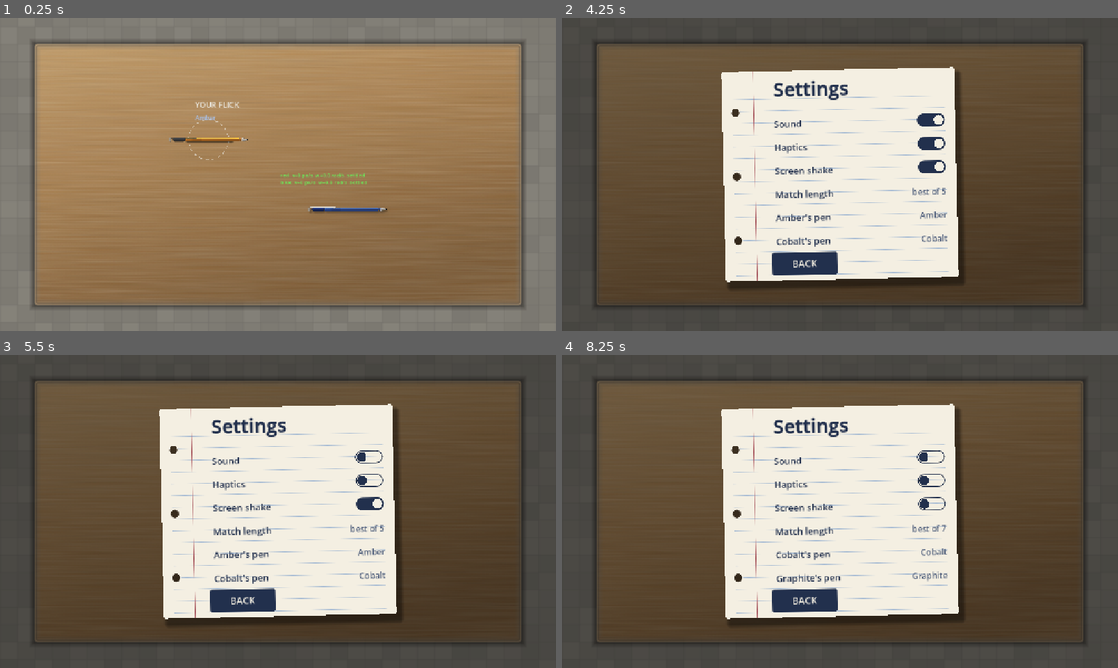
Above: before the commit, frames 1-4 (two rows, left to right).
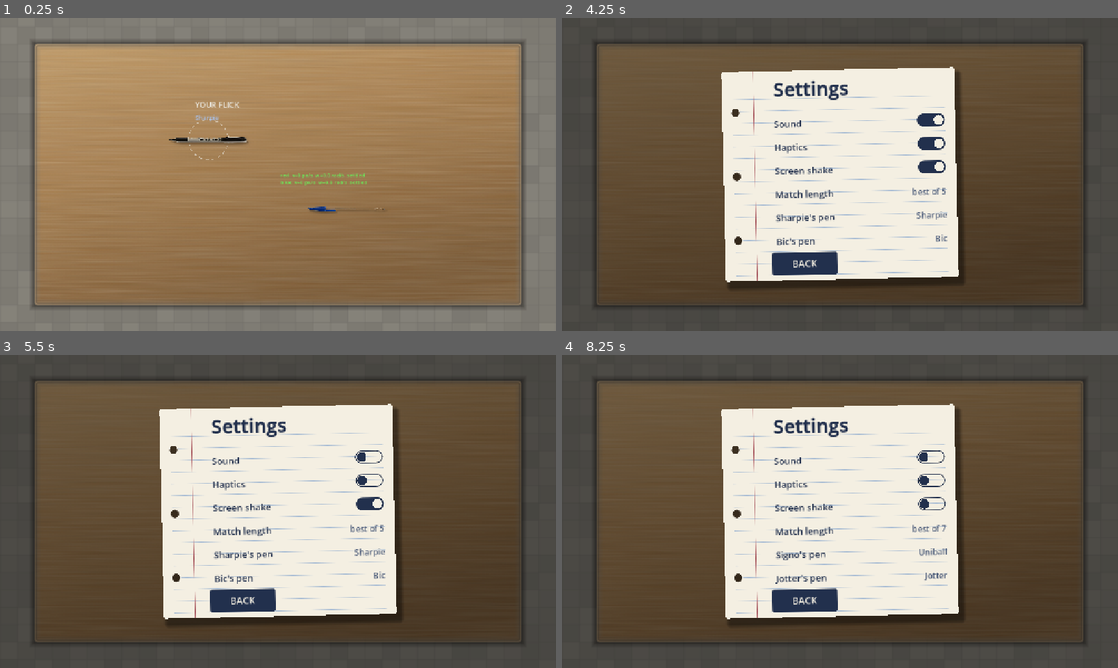
Above: after the commit, the same moments.

Repository: bhanuteja-qae/pen-fight
Game: Godot game, scene res://scenes/main.tscn
Two runs of this game, one before a commit and one after it. Both use one fixed random seed, a clock stepped at 60 frames per second and the inputs below.
Inputs (mouse positions are in pixels of both pictures, inside the frame that each line leads up to):
- Up to frame 1 (0.25 s): no input
- Up to frame 2 (4.25 s): tap Enter at 0.5, 2, 3.5 s; move the mouse to (962, 158) at 0.52 s; tap F at 0.6, 2.1, 3.6 s; click (962, 158) at 0.67 s; tap Space at 1.25, 2.75 s; drag from (728, 190) to (840, 174) at 1.27 s; move the mouse to (895, 105) at 2.02 s; click (895, 105) at 2.17 s; drag from (812, 237) to (673, 127) at 2.77 s; move the mouse to (1006, 221) at 3.52 s; click (1006, 221) at 3.67 s; tap Escape at 4.15 s
- Up to frame 3 (5.5 s): click (278, 458) at 4.27 s; click (278, 480) at 5.02 s
- Up to frame 4 (8.25 s): click (840, 505) at 5.77 s; click (840, 527) at 6.52 s; click (840, 552) at 7.27 s; click (840, 574) at 8.02 s

The runs differ from the first frame. In frame 1, 0.5% of the frame differs, in the area x 30-70%, y 30-63%; in frame 2, 0.4%; in frame 3, 0.4%; in frame 4, 0.5%.

Commit message:
Play the real-pen designs, and fall back when a saved one is gone
PEN_SKINS now names the four real pens, the defaults are sharpie/bic, and the
display names follow the design that is actually on the table
(docs/design/core-loop.md finding 4).

Renaming the designs also strands any save still holding an old id, and
set_pen_skin() refuses unknown ids — so _apply_settings() silently left the
scene's built-in amber/cobalt art on the table while the gate and the sheet
named the default design. It now falls back to DEFAULT_SKINS, and
display_name_test case 7 (legacy_skin_falls_back) asserts both the name and the
sprite texture, so art and name cannot disagree.

Tests: display_name_test, settings_test and skin_shot track the new ids/names.

Diff:
--- a/game/scripts/main.gd
+++ b/game/scripts/main.gd
@@ -91,12 +91,14 @@
 ## QA-6: this constant and the scene MUST agree).
 const TABLE_RECT: Rect2 = Rect2(-590.0, -320.0, 1180.0, 640.0)
 
-## Every pen texture is authored at 540x30 and drawn at PEN_SPRITE_SCALE, which
-## lands it on exactly 180x10 px on screen — the physics capsule
-## (PenBody half_len 85 + radius 5). The skins are real pens scaled into the
-## game: a skin swap can never resize the pen, because the scale is applied by
-## set_pen_skin() rather than left to each skin's own sprite.
-## Regenerate the art with: game/assets/generate_pens_real.py
+## Every pen texture is authored at 540 px wide and drawn at PEN_SPRITE_SCALE,
+## which lands the slim pens on 180x11 px and the marker on 180x15 px on
+## screen — the physics capsule (PenBody half_len 85 + radius 5) is 180x10, so
+## the art can overhang it slightly; the capsule itself never changes. The
+## skins are real pens scaled into the game: a skin swap can never resize the
+## pen, because the scale is applied by set_pen_skin() rather than left to
+## each skin's own sprite.
+## Regenerate the art with: game/assets/generate_pens_nb2.py --set models
 const PEN_SPRITE_SCALE: float = 1.0 / 3.0
 
 ## Pen skin selection (Phase 1c): each player picks a pen DESIGN to play with.
@@ -104,37 +106,41 @@
 ## options, not extra players. Each skin carries its own shadow so the
 ## silhouette can never drift from the pen, and its own display NAME so the
 ## gate and the verdict can only ever name the pen that is actually in the
-## scene (docs/design/core-loop.md finding 4). Names stay colour words that
-## match the art — never "Red"/"Blue", which would contradict the CVD-safe
-## naming the sprites were chosen for.
+## scene (docs/design/core-loop.md finding 4). Names stay words that match
+## the art — never "Red"/"Blue", which would contradict the CVD-safe naming
+## the sprites were chosen for.
 const PEN_SKINS: Dictionary = {
-	"amber": {
-		"name": "Amber",
-		"pen": "res://assets/pen_amber.png",
-		"shadow": "res://assets/pen_amber_shadow.png",
+	"bic": {
+		"name": "Bic",
+		"pen": "res://assets/pen_bic.png",
+		"shadow": "res://assets/pen_bic_shadow.png",
 	},
-	"cobalt": {
-		"name": "Cobalt",
-		"pen": "res://assets/pen_cobalt.png",
-		"shadow": "res://assets/pen_cobalt_shadow.png",
+	"jotter": {
+		"name": "Jotter",
+		"pen": "res://assets/pen_jotter.png",
+		"shadow": "res://assets/pen_jotter_shadow.png",
 	},
-	"graphite": {
-		"name": "Graphite",
-		"pen": "res://assets/pen_graphite.png",
-		"shadow": "res://assets/pen_graphite_shadow.png",
+	"sharpie": {
+		"name": "Sharpie",
+		"pen": "res://assets/pen_sharpie.png",
+		"shadow": "res://assets/pen_sharpie_shadow.png",
 	},
-	"ivory": {
-		"name": "Ivory",
-		"pen": "res://assets/pen_ivory.png",
-		"shadow": "res://assets/pen_ivory_shadow.png",
+	"uniball": {
+		"name": "Signo",
+		"pen": "res://assets/pen_uniball.png",
+		"shadow": "res://assets/pen_uniball_shadow.png",
 	},
 }
-var _player_skins: Dictionary = {"red": "amber", "blue": "cobalt"}
-
-
-## Pick the pen design for a player (e.g. set_pen_skin("blue", "graphite")).
+## The design each slot plays when nothing is stored — and the fallback when a
+## stored design no longer exists (see _apply_settings).
+const DEFAULT_SKINS: Dictionary = {"red": "sharpie", "blue": "bic"}
+var _player_skins: Dictionary = DEFAULT_SKINS.duplicate()
+
+
+## Pick the pen design for a player (e.g. set_pen_skin("blue", "jotter")).
 ## Applies immediately to that player's pen sprite AND its shadow, and forces
-## the shared footprint scale — so every design draws the same 180x10 pen.
+## the shared footprint scale — so every design draws at its authored
+## thickness (slim pens 180x11, the marker 180x15 px on screen).
 ## Returns false if the player or skin is unknown.
 func set_pen_skin(player: String, skin: String) -> bool:
 	if not _player_skins.has(player) or not PEN_SKINS.has(skin):
@@ -258,7 +264,7 @@
 
 	turn_state.begin_turn()
 	# Skin selection: apply env overrides AFTER the sprites exist but before
-	# the first frame renders, so PENFIGHT_SKIN_<PLAYER>=ivory shows from t=0.
+	# the first frame renders, so PENFIGHT_SKIN_<PLAYER>=sharpie shows from t=0.
 	_apply_default_skins()
 	# Applied after the env override so a saved preference is what a real player
 	# gets, while an explicit PENFIGHT_SKIN_* still wins for QA.
@@ -606,8 +612,13 @@
 func _apply_settings() -> void:
 	if settings_store == null:
 		return
-	set_pen_skin("red", settings_store.pen_red)
-	set_pen_skin("blue", settings_store.pen_blue)
+	for player: String in _player_skins.keys():
+		if not set_pen_skin(player, settings_store.pen_for(player)):
+			# A save written before the designs were renamed (amber/cobalt/
+			# graphite/ivory), or any id that is not a design: put the slot on a
+			# design that exists, so the art on the table and the name the gate
+			# prints can never disagree (see legacy_skin_falls_back below).
+			set_pen_skin(player, str(DEFAULT_SKINS[player]))
 	if audio_mgr != null:
 		audio_mgr.set_muted(not settings_store.sound_on)
 	if feel != null:
@@ -674,9 +685,9 @@
 ## the settings rows. Must match what the player SEES on screen (review, UX-3:
 ## gate text must not contradict the art — CVD-hostile confusion otherwise), so
 ## the name follows the pen DESIGN that slot is actually playing rather than a
-## fixed default: with graphite or ivory selectable, the old hardcoded map could
+## fixed default: with four designs selectable, the old hardcoded map could
 ## name a pen that is not in the scene (docs/design/core-loop.md finding 4).
-## Names stay colour words matching the art — never "Red"/"Blue". An unknown
+## Names stay words matching the art — never "Red"/"Blue". An unknown
 ## slot id falls back to its capitalised form.
 func _display_name(pen_id: String) -> String:
 	var skin: String = str(_player_skins.get(pen_id, ""))
--- a/game/scripts/settings_store.gd
+++ b/game/scripts/settings_store.gd
@@ -31,8 +31,8 @@
 var haptics_on: bool = true
 var screen_shake_on: bool = true
 var match_length: int = 5
-var pen_red: String = "amber"
-var pen_blue: String = "cobalt"
+var pen_red: String = "sharpie"
+var pen_blue: String = "bic"
 
 ## Matches won per player, across sessions. Counters, never a ranking: there is
 ## no ladder, no rating and no opponent to compare against beyond the person
--- a/game/tests/display_name_test.gd
+++ b/game/tests/display_name_test.gd
@@ -10,13 +10,16 @@
 ## design.
 ##
 ## Covers, against the REAL scene:
-##   1. default_names          — red/blue resolve to Amber/Cobalt out of the box
+##   1. default_names          — red/blue resolve to Sharpie/Bic out of the box
 ##   2. every_skin_is_named    — all four designs carry a distinct, non-empty name
-##   3. name_follows_the_skin  — set_pen_skin("blue", "ivory") renames that slot
+##   3. name_follows_the_skin  — set_pen_skin("blue", "uniball") renames that slot
 ##   4. unknown_slot_falls_back— an unrecognised id is capitalised, never empty
 ##   5. gate_names_the_skin    — a decided match names the WINNER's design, not
 ##                               the default art, in the match-over prompt
 ##   6. sheet_label_follows    — the settings sheet's "X's pen" rows follow too
+##   7. legacy_skin_falls_back — a design saved before the rename (amber/cobalt)
+##                               falls back to the default, so the art on the
+##                               table and the name still agree
 ##
 ## HARNESS RULE: a Godot runtime error inside a case aborts it silently and the
 ## suite can still print ALL PASS, so every case takes a verdict (_fail or
@@ -61,6 +64,7 @@
 	_case_unknown_slot_falls_back()
 	_case_sheet_label_follows()
 	await _case_gate_names_the_skin()
+	_case_legacy_skin_falls_back()   # last: it leaves both slots on defaults
 
 	_finish(_failures.is_empty(), _summary())
 
@@ -76,10 +80,10 @@
 
 func _case_default_names() -> void:
 	_enter("default_names")
-	if _name("red") != "Amber":
-		_fail("red resolves to %s, expected Amber" % _name("red"))
-	if _name("blue") != "Cobalt":
-		_fail("blue resolves to %s, expected Cobalt" % _name("blue"))
+	if _name("red") != "Sharpie":
+		_fail("red resolves to %s, expected Sharpie" % _name("red"))
+	if _name("blue") != "Bic":
+		_fail("blue resolves to %s, expected Bic" % _name("blue"))
 	_leave()
 
 
@@ -110,12 +114,12 @@
 
 func _case_name_follows_the_skin() -> void:
 	_enter("name_follows_the_skin")
-	if not bool(_main.call("set_pen_skin", "blue", "ivory")):
-		_fail("set_pen_skin('blue','ivory') returned false")
-		return
-	if _name("blue") != "Ivory":
-		_fail("after choosing ivory, blue resolves to %s" % _name("blue"))
-	if _name("red") != "Amber":
+	if not bool(_main.call("set_pen_skin", "blue", "uniball")):
+		_fail("set_pen_skin('blue','uniball') returned false")
+		return
+	if _name("blue") != "Signo":
+		_fail("after choosing uniball, blue resolves to %s" % _name("blue"))
+	if _name("red") != "Sharpie":
 		_fail("red changed to %s — the other slot must not move" % _name("red"))
 
 	# ...and the same through the store path Main actually uses at startup.
@@ -123,14 +127,42 @@
 	if store == null:
 		_fail("Main has no settings_store")
 		return
-	store.set_pen("blue", "graphite")
+	store.set_pen("blue", "jotter")
 	_main.call("_apply_settings")
-	if _name("blue") != "Graphite":
-		_fail("after the store applied graphite, blue resolves to %s" % _name("blue"))
-	store.set_pen("blue", "ivory")
+	if _name("blue") != "Jotter":
+		_fail("after the store applied jotter, blue resolves to %s" % _name("blue"))
+	store.set_pen("blue", "uniball")
 	_main.call("_apply_settings")
-	if _name("blue") != "Ivory":
-		_fail("restoring ivory gave %s" % _name("blue"))
+	if _name("blue") != "Signo":
+		_fail("restoring uniball gave %s" % _name("blue"))
+	_leave()
+
+
+func _case_legacy_skin_falls_back() -> void:
+	_enter("legacy_skin_falls_back")
+	# A save written before the pen designs were renamed still holds
+	# amber/cobalt, which no longer exist. set_pen_skin() refuses them, so
+	# without a fallback the scene's built-in art stayed on the table while
+	# the gate named the default design — the art/name contradiction this
+	# suite exists to catch, reached through a path no other case covers.
+	var store: SettingsStore = _main.get("settings_store")
+	if store == null:
+		_fail("Main has no settings_store")
+		return
+	store.set_pen("red", "amber")
+	store.set_pen("blue", "cobalt")
+	_main.call("_apply_settings")
+	if _name("red") != "Sharpie":
+		_fail("a pre-rename design named the red slot '%s', expected Sharpie" % _name("red"))
+	if _name("blue") != "Bic":
+		_fail("a pre-rename design named the blue slot '%s', expected Bic" % _name("blue"))
+	var sprite: Sprite2D = _main.get_node("PenRed/Sprite2D")
+	if sprite == null or sprite.texture == null:
+		_fail("the red pen has no sprite to check")
+		return
+	if str(sprite.texture.resource_path) != "res://assets/pen_sharpie.png":
+		_fail("a pre-rename save left %s on the table while the gate says Sharpie"
+			% str(sprite.texture.resource_path))
 	_leave()
 
 
@@ -158,8 +190,8 @@
 		_fail("the sheet exposes no PEN_BLUE label")
 		return
 	var blue_label: Label = labels[SettingsScreen.Row.PEN_BLUE]
-	if not blue_label.text.contains("Ivory"):
-		_fail("PEN_BLUE row reads '%s' while that slot plays ivory" % blue_label.text)
+	if not blue_label.text.contains("Signo"):
+		_fail("PEN_BLUE row reads '%s' while that slot plays uniball" % blue_label.text)
 	_leave()
 
 
@@ -179,11 +211,11 @@
 	var winner: String = "blue" if flicker == "red" else "red"
 
 	store.match_length = 1                      # first win decides the match
-	store.set_pen(winner, "ivory")
-	store.set_pen(flicker, "amber")
+	store.set_pen(winner, "uniball")
+	store.set_pen(flicker, "bic")
 	_main.call("_apply_settings")
-	if _name(winner) != "Ivory":
-		_fail("could not put ivory on the %s slot (it resolves to %s)" % [winner, _name(winner)])
+	if _name(winner) != "Signo":
+		_fail("could not put uniball on the %s slot (it resolves to %s)" % [winner, _name(winner)])
 
 	if await _flick_current_away(flicker) == "":
 		return
@@ -191,9 +223,9 @@
 	if decided != winner:
 		_fail("expected %s to win, state says %s" % [winner, decided])
 	var gate_text: String = str(_main.get("turn_gate").get("_label").text)
-	if not gate_text.contains("Ivory"):
-		_fail("match-over gate names '%s' but ivory is on the table" % gate_text)
-	if gate_text.contains("Cobalt"):
+	if not gate_text.contains("Signo"):
+		_fail("match-over gate names '%s' but uniball is on the table" % gate_text)
+	if gate_text.contains("Sharpie"):
 		_fail("gate still names the default art: %s" % gate_text)
 	_leave()
 
--- a/game/tests/settings_test.gd
+++ b/game/tests/settings_test.gd
@@ -74,8 +74,8 @@
 	DirAccess.remove_absolute(ProjectSettings.globalize_path(CFG_PATH))
 	var fresh := SettingsStore.new()
 	fresh.load_from_disk()
-	if fresh.pen_red != "amber" or fresh.pen_blue != "cobalt":
-		_fail("store_round_trip", "first-run pen defaults are %s/%s, expected amber/cobalt"
+	if fresh.pen_red != "sharpie" or fresh.pen_blue != "bic":
+		_fail("store_round_trip", "first-run pen defaults are %s/%s, expected sharpie/bic"
 			% [fresh.pen_red, fresh.pen_blue])
 	if fresh.match_length != 5 or fresh.rounds_to_win() != 3:
 		_fail("store_round_trip", "best-of-5 should need 3 wins, got %d/%d"
@@ -87,8 +87,8 @@
 	fresh.haptics_on = false
 	fresh.screen_shake_on = false
 	fresh.match_length = 7
-	fresh.pen_red = "graphite"
-	fresh.pen_blue = "ivory"
+	fresh.pen_red = "jotter"
+	fresh.pen_blue = "uniball"
 	fresh.save_to_disk()
 
 	var reloaded := SettingsStore.new()
@@ -98,7 +98,7 @@
 		mismatches.append("toggles")
 	if reloaded.match_length != 7:
 		mismatches.append("match_length=%d" % reloaded.match_length)
-	if reloaded.pen_red != "graphite" or reloaded.pen_blue != "ivory":
+	if reloaded.pen_red != "jotter" or reloaded.pen_blue != "uniball":
 		mismatches.append("pens=%s/%s" % [reloaded.pen_red, reloaded.pen_blue])
 	if not mismatches.is_empty():
 		_fail("store_round_trip", "reload mismatch: %s" % ", ".join(mismatches))
@@ -336,8 +336,8 @@
 func _case_pen_choice_persists() -> void:
 	_cases_run += 1
 	var store: SettingsStore = _main.get("settings_store")
-	store.set_pen("red", "ivory")
-	store.set_pen("blue", "graphite")
+	store.set_pen("red", "jotter")
+	store.set_pen("blue", "uniball")
 	_main.call("_apply_settings")
 	store.save_to_disk()
 	var text: String = ""
@@ -345,13 +345,13 @@
 	if f != null:
 		text = f.get_as_text()
 		f.close()
-	if not text.contains("ivory"):
-		_fail("pen_choice_persists", "pen_red=ivory was not written to %s" % CFG_PATH)
-	if not text.contains("graphite"):
-		_fail("pen_choice_persists", "pen_blue=graphite was not written to %s" % CFG_PATH)
+	if not text.contains("jotter"):
+		_fail("pen_choice_persists", "pen_red=jotter was not written to %s" % CFG_PATH)
+	if not text.contains("uniball"):
+		_fail("pen_choice_persists", "pen_blue=uniball was not written to %s" % CFG_PATH)
 	var reloaded := SettingsStore.new()
 	reloaded.load_from_disk()
-	if reloaded.pen_red != "ivory" or reloaded.pen_blue != "graphite":
+	if reloaded.pen_red != "jotter" or reloaded.pen_blue != "uniball":
 		_fail("pen_choice_persists", "reload gave %s/%s" % [reloaded.pen_red, reloaded.pen_blue])
 
 
--- a/game/tests/skin_shot.gd
+++ b/game/tests/skin_shot.gd
@@ -16,10 +16,10 @@
 ## Writes /tmp/skin_frames/<a>_<b>.png
 
 const PAIRINGS := [
-	["amber", "cobalt"],
-	["cobalt", "graphite"],
-	["graphite", "ivory"],
-	["ivory", "amber"],
+	["bic", "jotter"],
+	["jotter", "sharpie"],
+	["sharpie", "uniball"],
+	["uniball", "bic"],
 ]
 const OUT_DIR := "/tmp/skin_frames"
 
